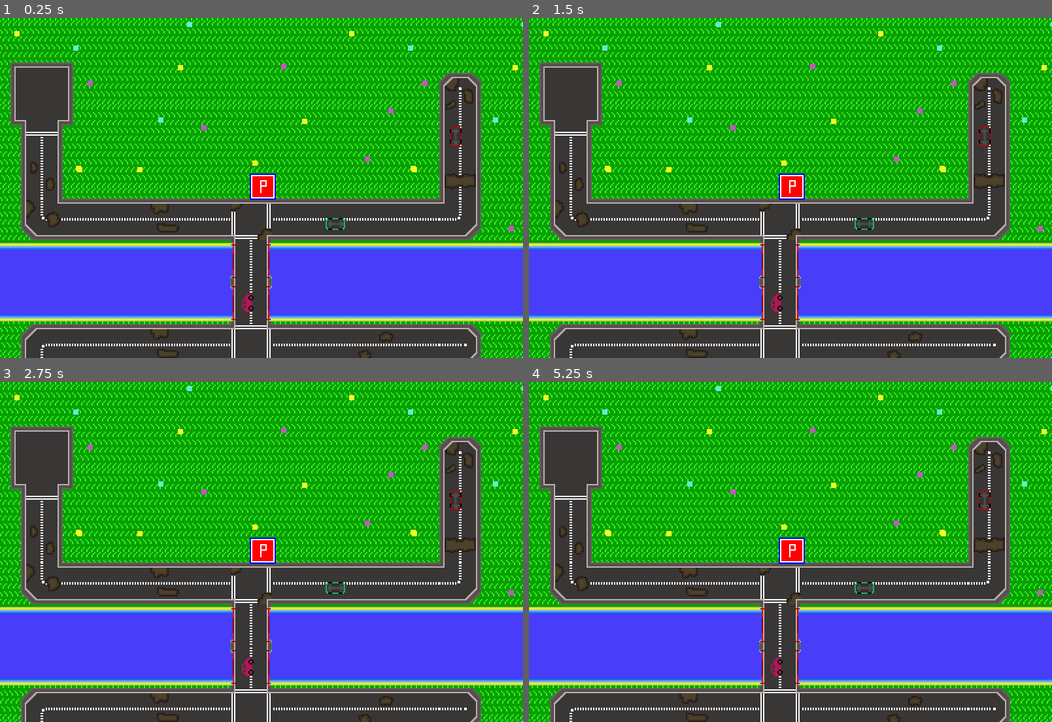
Above: before the commit, frames 1-4 (two rows, left to right).
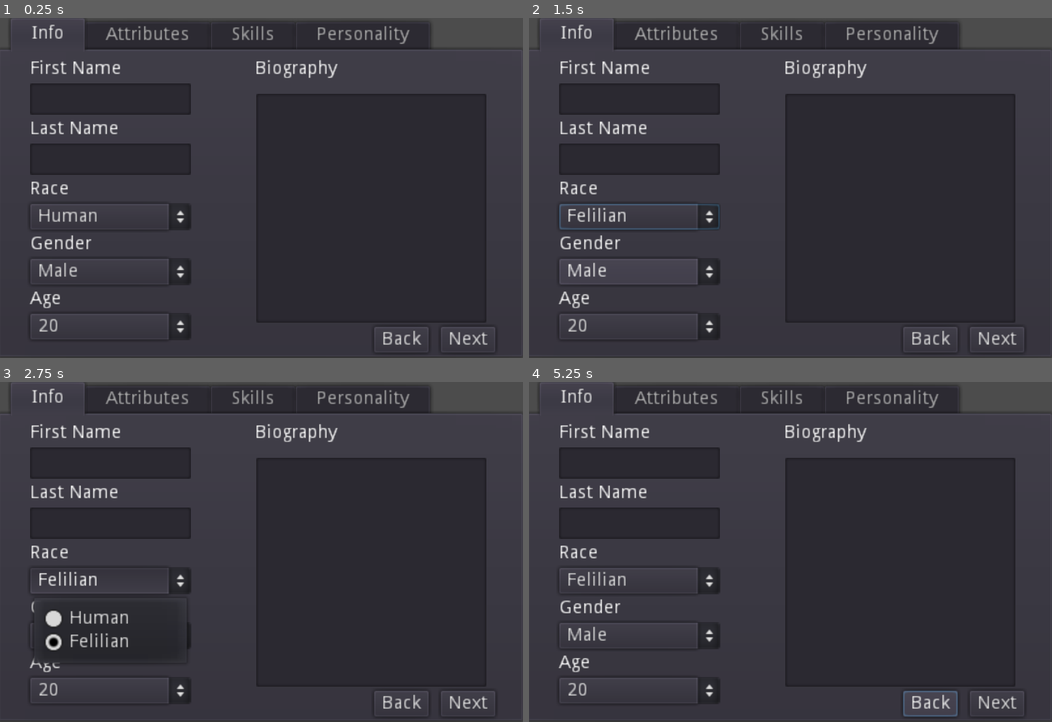
Above: after the commit, the same moments.

Repository: layonthehorn/Wasteland_clone
Game: Godot game, scene res://Menus/charactercreation.tscn
The game is run twice, just before and just after one commit, with the same random seed, the same clock (stepped at 60 frames per second) and the same inputs. Before the commit the project starts from res://TestWorld.tscn.
Inputs (mouse positions are in pixels of both pictures, inside the frame that each line leads up to):
- Up to frame 1 (0.25 s): no input
- Up to frame 2 (1.5 s): click (638, 215) at 0.5 s, where only the run after the commit has a clickable "Human"; click (638, 273) at 1.25 s, where only the run after the commit has a clickable "Male"
- Up to frame 3 (2.75 s): click (109, 579) at 2 s, where only the run after the commit has a clickable "Felilian"
- Up to frame 4 (5.25 s): click (638, 691) at 2.75 s, where only the run after the commit has a clickable "20"; click (994, 705) at 3.5 s, where only the run after the commit has a clickable "Next"; click (994, 705) at 4.25 s, where only the run after the commit has a clickable "Next"; click (931, 705) at 5 s, where only the run after the commit has a clickable "Back"

The runs differ from the first frame. In frame 1, 81% of the frame differs, in the area x 0-100%, y 0-100%; in frame 2, 81%; in frame 3, 81%; in frame 4, 81%.

Commit message:
Added real functionality to character creation.

Diff:
--- a/Menus/charactercreation.gd
+++ b/Menus/charactercreation.gd
@@ -1,16 +1,161 @@
 extends Control
 
+const RACES = ["Human", "Felilian"]
+const GENDERS = ["Male", "Female"]
+const AGES = ["20", "21", "22", "23", "24", "25", "26", "27", "28", "29",
+"30", "31", "32", "33", "34", "35", "36", "37", "38", "39", "40"]
 
-# Declare member variables here. Examples:
-# var a = 2
-# var b = "text"
+var race:= "Human"
+var gender:= "Male"
+var age:= "20"
+var f_name:= ""
+var l_name:= ""
+
+# attribute handling variables
+var total_stat_points:= 7 + 14
+var stat_dict = {"strength": 1,
+				 "intelligence": 1,
+				 "luck": 1,
+				 "speed": 1,
+				 "agility": 1,
+				 "dexterity": 1,
+				 "charisma": 1}
+
+# skill point handling variables
+var total_skill_points:= 12
+
+func update_stat_points():
+	att_point_display.text = str(total_stat_points) + " left"
+
+func _ready():
+	update_stat_points()
+	for species in RACES:
+		race_select.add_item(species)
+	for gend in GENDERS:
+		gender_select.add_item(gend)
+	for ages in AGES:
+		age_select.add_item(ages)
 
 
-# Called when the node enters the scene tree for the first time.
-func _ready():
-	pass # Replace with function body.
+# Character information nodes
+onready var att_point_display = $"TabContainer/Attributes/points"
+onready var race_select = $"TabContainer/Info/infobox/raceselect"
+onready var gender_select = $"TabContainer/Info/infobox/genderselect"
+onready var age_select = $"TabContainer/Info/infobox/ageselect"
+
+# attribute bar nodes
+onready var str_bar = $"TabContainer/Attributes/attributebars/strengthbar"
+onready var int_bar = $"TabContainer/Attributes/attributebars/intelligencebar"
+onready var luck_bar = $"TabContainer/Attributes/attributebars/luckbar"
+onready var speed_bar = $"TabContainer/Attributes/attributebars/speedbar"
+onready var agility_bar = $"TabContainer/Attributes/attributebars/agilitybar"
+onready var dexterity_bar = $"TabContainer/Attributes/attributebars/dexteritybar"
+onready var charisma_bar = $"TabContainer/Attributes/attributebars/charismabar"
 
 
-# Called every frame. 'delta' is the elapsed time since the previous frame.
-#func _process(delta):
-#	pass
+func update_bar(bar, stat):
+	bar.value = stat_dict[stat]
+
+# all info tab functions
+func _on_raceselect_item_selected(index):
+	race = RACES[index]
+
+func _on_genderselect_item_selected(index):
+	gender = GENDERS[index]
+
+
+func _on_ageselect_item_selected(index):
+	age = AGES[index]
+
+func _on_firstnameentry_text_changed(new_text):
+	f_name = new_text
+
+func _on_lastnameentry_text_changed(new_text):
+	l_name = new_text
+
+func increase_stat(stat):
+	if total_stat_points > 0 and stat_dict[stat] < 10:
+		total_stat_points -= 1
+		stat_dict[stat] += 1
+		update_stat_points()
+		match stat:
+			"strength":
+				update_bar(str_bar,"strength")
+			"intelligence":
+				update_bar(int_bar, "intelligence")
+			"luck":
+				update_bar(luck_bar, "luck")
+			"speed":
+				update_bar(speed_bar, "speed")
+			"agility":
+				update_bar(agility_bar, "agility")
+			"dexterity":
+				update_bar(dexterity_bar, "dexterity")
+			"charisma":
+				update_bar(charisma_bar, "charisma")
+
+
+func decrease_stat(stat):
+	if stat_dict[stat] > 1:
+		total_stat_points += 1
+		stat_dict[stat] -= 1
+		update_stat_points()
+		match stat:
+			"strength":
+				update_bar(str_bar,"strength")
+			"intelligence":
+				update_bar(int_bar, "intelligence")
+			"luck":
+				update_bar(luck_bar, "luck")
+			"speed":
+				update_bar(speed_bar, "speed")
+			"agility":
+				update_bar(agility_bar, "agility")
+			"dexterity":
+				update_bar(dexterity_bar, "dexterity")
+			"charisma":
+				update_bar(charisma_bar, "charisma")
+# all Attribute tab functions
+func _on_strengthup_pressed():
+	increase_stat("strength")
+
+func _on_strengthdown_pressed():
+	decrease_stat("strength")
+
+func _on_intelligenceup_pressed():
+	increase_stat("intelligence")
+
+func _on_intelligencedown_pressed():
+	decrease_stat("intelligence")
+
+func _on_luckup_pressed():
+	increase_stat("luck")
+
+func _on_luckdown_pressed():
+	decrease_stat("luck")
+
+func _on_speedup_pressed():
+	increase_stat("speed")
+
+func _on_speeddown_pressed():
+	decrease_stat("speed")
+
+func _on_agilityup_pressed():
+	increase_stat("agility")
+
+func _on_agilitydown_pressed():
+	decrease_stat("agility")
+
+func _on_dexterityup_pressed():
+	increase_stat("dexterity")
+
+func _on_dexteritydown_pressed():
+	decrease_stat("dexterity")
+
+func _on_charismaup_pressed():
+	increase_stat("charisma")
+
+func _on_charismadown_pressed():
+	decrease_stat("charisma")
+
+# skill tab actions
--- a/Menus/charactercreation.tscn
+++ b/Menus/charactercreation.tscn
@@ -19,6 +19,7 @@
 }
 
 [node name="Info" type="Tabs" parent="TabContainer"]
+visible = false
 anchor_right = 1.0
 anchor_bottom = 1.0
 margin_left = 4.0
@@ -156,6 +157,10 @@
 margin_top = 18.0
 margin_right = 162.0
 margin_bottom = 32.0
+rect_min_size = Vector2( 162, 14 )
+max_value = 10.0
+value = 1.0
+percent_visible = false
 
 [node name="intelligence" type="Label" parent="TabContainer/Attributes/attributebars"]
 margin_top = 36.0
@@ -167,6 +172,10 @@
 margin_top = 54.0
 margin_right = 162.0
 margin_bottom = 68.0
+rect_min_size = Vector2( 162, 14 )
+max_value = 10.0
+value = 1.0
+percent_visible = false
 
 [node name="luck" type="Label" parent="TabContainer/Attributes/attributebars"]
 margin_top = 72.0
@@ -178,6 +187,10 @@
 margin_top = 90.0
 margin_right = 162.0
 margin_bottom = 104.0
+rect_min_size = Vector2( 162, 14 )
+max_value = 10.0
+value = 1.0
+percent_visible = false
 
 [node name="speed" type="Label" parent="TabContainer/Attributes/attributebars"]
 margin_top = 108.0
@@ -189,6 +202,10 @@
 margin_top = 126.0
 margin_right = 162.0
 margin_bottom = 140.0
+rect_min_size = Vector2( 162, 14 )
+max_value = 10.0
+value = 1.0
+percent_visible = false
 
 [node name="agility" type="Label" parent="TabContainer/Attributes/attributebars"]
 margin_top = 144.0
@@ -200,6 +217,10 @@
 margin_top = 162.0
 margin_right = 162.0
 margin_bottom = 176.0
+rect_min_size = Vector2( 162, 14 )
+max_value = 10.0
+value = 1.0
+percent_visible = false
 
 [node name="dexterity" type="Label" parent="TabContainer/Attributes/attributebars"]
 margin_top = 180.0
@@ -211,6 +232,10 @@
 margin_top = 198.0
 margin_right = 162.0
 margin_bottom = 212.0
+rect_min_size = Vector2( 162, 14 )
+max_value = 10.0
+value = 1.0
+percent_visible = false
 
 [node name="charisma" type="Label" parent="TabContainer/Attributes/attributebars"]
 margin_top = 216.0
@@ -222,6 +247,10 @@
 margin_top = 234.0
 margin_right = 162.0
 margin_bottom = 248.0
+rect_min_size = Vector2( 162, 14 )
+max_value = 10.0
+value = 1.0
+percent_visible = false
 
 [node name="downbuttons" type="VBoxContainer" parent="TabContainer/Attributes"]
 margin_left = 1.7818
@@ -330,7 +359,6 @@
 margin_top = 10.3182
 margin_right = 394.034
 margin_bottom = 24.3182
-text = "You have {x} points left."
 __meta__ = {
 "_edit_use_anchors_": false
 }
@@ -356,7 +384,6 @@
 }
 
 [node name="Skills" type="Tabs" parent="TabContainer"]
-visible = false
 anchor_right = 1.0
 anchor_bottom = 1.0
 margin_left = 4.0
@@ -964,3 +991,17 @@
 margin_top = 32.0
 margin_right = -4.0
 margin_bottom = -4.0
+[connection signal="pressed" from="TabContainer/Attributes/downbuttons/strengthdown" to="." method="_on_strengthdown_pressed"]
+[connection signal="pressed" from="TabContainer/Attributes/downbuttons/intelligencedown" to="." method="_on_intelligencedown_pressed"]
+[connection signal="pressed" from="TabContainer/Attributes/downbuttons/luckdown" to="." method="_on_luckdown_pressed"]
+[connection signal="pressed" from="TabContainer/Attributes/downbuttons/speeddown" to="." method="_on_speeddown_pressed"]
+[connection signal="pressed" from="TabContainer/Attributes/downbuttons/agilitydown" to="." method="_on_agilitydown_pressed"]
+[connection signal="pressed" from="TabContainer/Attributes/downbuttons/dexteritydown" to="." method="_on_dexteritydown_pressed"]
+[connection signal="pressed" from="TabContainer/Attributes/downbuttons/charismadown" to="." method="_on_charismadown_pressed"]
+[connection signal="pressed" from="TabContainer/Attributes/upbuttons/strengthup" to="." method="_on_strengthup_pressed"]
+[connection signal="pressed" from="TabContainer/Attributes/upbuttons/intelligenceup" to="." method="_on_intelligenceup_pressed"]
+[connection signal="pressed" from="TabContainer/Attributes/upbuttons/luckup" to="." method="_on_luckup_pressed"]
+[connection signal="pressed" from="TabContainer/Attributes/upbuttons/speedup" to="." method="_on_speedup_pressed"]
+[connection signal="pressed" from="TabContainer/Attributes/upbuttons/agilityup" to="." method="_on_agilityup_pressed"]
+[connection signal="pressed" from="TabContainer/Attributes/upbuttons/dexterityup" to="." method="_on_dexterityup_pressed"]
+[connection signal="pressed" from="TabContainer/Attributes/upbuttons/charismaup" to="." method="_on_charismaup_pressed"]
--- a/project.godot
+++ b/project.godot
@@ -33,7 +33,7 @@
 [application]
 
 config/name="Wasteland_clone"
-run/main_scene="res://TestWorld.tscn"
+run/main_scene="res://Menus/charactercreation.tscn"
 boot_splash/bg_color=Color( 0.141176, 0.141176, 0.141176, 1 )
 config/icon="res://icon.png"
 
